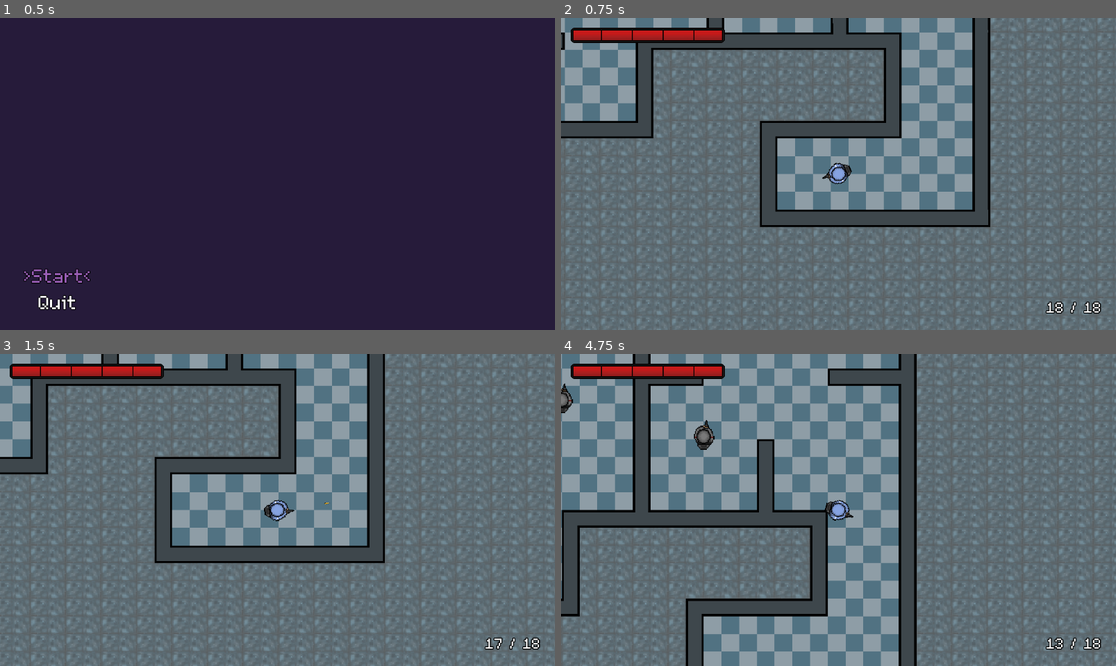
Above: before the commit, frames 1-4 (two rows, left to right).
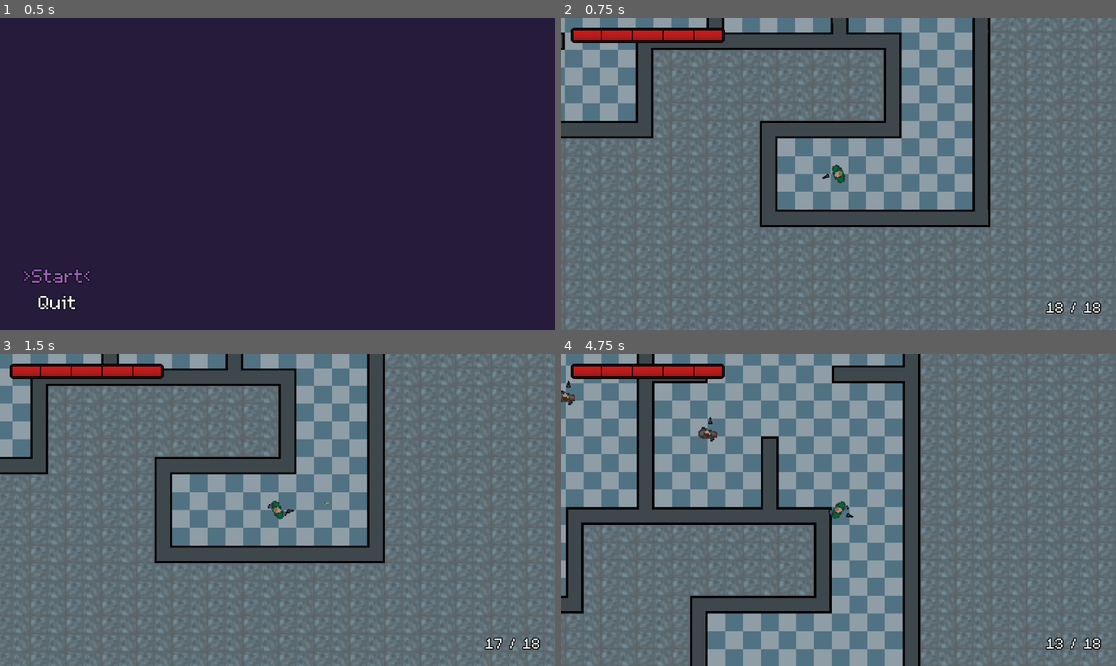
Above: after the commit, the same moments.

Repository: babeszino/Counterfeit
Game: Godot game, scene res://scenes and scripts/main_menu.tscn
Two runs of this game, one before a commit and one after it. Both use one fixed random seed, a clock stepped at 60 frames per second and the inputs below.
Inputs (mouse positions are in pixels of both pictures, inside the frame that each line leads up to):
- Up to frame 1 (0.5 s): no input
- Up to frame 2 (0.75 s): click ">Start<" at 0.5 s
- Up to frame 3 (1.5 s): tap Enter at 1.25 s; move the mouse to (399, 494) at 1.27 s; hold D (right) from 1.28 s (still down); click (399, 494) at 1.35 s
- Up to frame 4 (4.75 s): move the mouse to (727, 525) at 2.02 s; release D (right) at 2.03 s; hold S (down) 2.03-2.78 s; click (727, 525) at 2.1 s; tap Space at 2.75 s; move the mouse to (894, 441) at 2.77 s; hold D (right) 2.78-3.53 s; click (894, 441) at 2.85 s; move the mouse to (810, 572) at 3.52 s; hold W (up) 3.53-4.28 s; click (810, 572) at 3.6 s; move the mouse to (1005, 556) at 4.27 s; hold A (left) from 4.28 s (still down); click (1005, 556) at 4.35 s

Frame 1 is identical in both runs. In frame 2, 0.2% of the frame differs, in the area x 47-53%, y 46-54%; in frame 3, 0.2%; in frame 4, 24%, in the area x 0-100%, y 0-100%.

Commit message:
v2.7
-added the player and enemy movement animations to the game

Diff:
--- a/scenes and scripts/enemy.gd
+++ b/scenes and scripts/enemy.gd
@@ -9,6 +9,7 @@
 @onready var nav_agent = $NavigationAgent2D
 @onready var enemy_ai = $EnemyAI
 @onready var enemy_movement = $EnemyMovement
+@onready var enemy_animation = $AnimatedSprite2D
 
 
 func _ready() -> void:
@@ -20,6 +21,8 @@
 	if enemy_movement:
 		enemy_movement.initialize(self)
 
+	enemy_animation.play("idle")
+
 	call_deferred("actor_setup")
 
 
@@ -27,6 +30,7 @@
 	if enemy_ai and enemy_ai.current_state == enemy_ai.State.ATTACK and enemy_ai.player:
 		navigate_to_player(delta)
 		move_and_slide()
+		update_animation()
 
 
 func handle_hit():
@@ -75,3 +79,19 @@
 func update_path() -> void:
 	if enemy_ai and enemy_ai.player:
 		nav_agent.target_position = enemy_ai.player.global_position
+
+
+func update_animation() -> void:
+	if velocity.length() < 0.1:
+		enemy_animation.play("idle")
+
+	var facing_direction = Vector2.RIGHT.rotated(rotation)
+	var forward_dot = facing_direction.dot(velocity.normalized())
+
+	var right_vector = Vector2(facing_direction.y, -facing_direction.x)
+	var side_dot = right_vector.dot(velocity.normalized())
+
+	if abs(forward_dot) > abs(side_dot):
+		enemy_animation.play("walk")
+	else:
+		enemy_animation.play("walk_sideways")
--- a/scenes and scripts/enemy.tscn
+++ b/scenes and scripts/enemy.tscn
@@ -1,15 +1,99 @@
-[gd_scene load_steps=10 format=3 uid="uid://bmmoqbd78j0j5"]
+[gd_scene load_steps=26 format=3 uid="uid://bmmoqbd78j0j5"]
 
 [ext_resource type="Script" path="res://scenes and scripts/enemy.gd" id="1_327h3"]
-[ext_resource type="Texture2D" uid="uid://8lsji0ll5a71" path="res://assets/enemy_character.png" id="3_ev8f7"]
+[ext_resource type="Texture2D" uid="uid://bm7kc8utbnaa7" path="res://assets/enemy character/movement/walk/enemy_walk1.png" id="2_n45gv"]
+[ext_resource type="Texture2D" uid="uid://c71dpelpkq6tm" path="res://assets/enemy character/movement/walk/enemy_walk2.png" id="3_1wxxg"]
 [ext_resource type="PackedScene" uid="uid://dxywyh2v0bi41" path="res://scenes and scripts/gun.tscn" id="4_bj666"]
 [ext_resource type="PackedScene" uid="uid://8qpliy80okbk" path="res://scenes and scripts/hp.tscn" id="4_pjocm"]
+[ext_resource type="Texture2D" uid="uid://dwdnck6uysusb" path="res://assets/enemy character/movement/walk/enemy_walk3.png" id="4_xwxfo"]
 [ext_resource type="Script" path="res://scenes and scripts/enemy_ai.gd" id="5_nmkbx"]
+[ext_resource type="Texture2D" uid="uid://is4ae08k3x8w" path="res://assets/enemy character/movement/walk/enemy_walk4.png" id="5_uv3hi"]
 [ext_resource type="Script" path="res://scenes and scripts/enemy_movement.gd" id="6_7ub4r"]
+[ext_resource type="Texture2D" uid="uid://c4bdcqykoieku" path="res://assets/enemy character/movement/walk/enemy_walk5.png" id="6_uab70"]
+[ext_resource type="Texture2D" uid="uid://ct68ftawrd4vi" path="res://assets/enemy character/movement/walk/enemy_walk6.png" id="7_5b1n5"]
+[ext_resource type="Texture2D" uid="uid://dv0swsckgekl1" path="res://assets/enemy character/movement/walk/enemy_walk7.png" id="8_xshdo"]
+[ext_resource type="Texture2D" uid="uid://btx42bwxjt68x" path="res://assets/enemy character/movement/walk/enemy_walk8.png" id="9_67vfy"]
+[ext_resource type="Texture2D" uid="uid://bnp3hpgs72lgq" path="res://assets/enemy character/movement/walk (sideways)/enemy_walk_sideways1.png" id="10_4goar"]
+[ext_resource type="Texture2D" uid="uid://b81i8g4dxcmv1" path="res://assets/enemy character/movement/walk (sideways)/enemy_walk_sideways2.png" id="11_b5egr"]
+[ext_resource type="Texture2D" uid="uid://cjqsn6v78a4nc" path="res://assets/enemy character/movement/walk (sideways)/enemy_walk_sideways3.png" id="12_wyinl"]
+[ext_resource type="Texture2D" uid="uid://cjje5eyuk0ieh" path="res://assets/enemy character/movement/walk (sideways)/enemy_walk_sideways4.png" id="13_jg0v6"]
+[ext_resource type="Texture2D" uid="uid://cnp26quqhmv2d" path="res://assets/enemy character/movement/walk (sideways)/enemy_walk_sideways5.png" id="14_aboy3"]
+[ext_resource type="Texture2D" uid="uid://pnhmcath6j5o" path="res://assets/enemy character/movement/walk (sideways)/enemy_walk_sideways6.png" id="15_s6uoh"]
+[ext_resource type="Texture2D" uid="uid://cqx37wiagk5ak" path="res://assets/enemy character/movement/walk (sideways)/enemy_walk_sideways7.png" id="16_y0flm"]
+[ext_resource type="Texture2D" uid="uid://lgswwnmde3w2" path="res://assets/enemy character/movement/walk (sideways)/enemy_walk_sideways8.png" id="17_r67uo"]
 
-[sub_resource type="CapsuleShape2D" id="CapsuleShape2D_ku7tn"]
-radius = 47.0
-height = 100.0
+[sub_resource type="SpriteFrames" id="SpriteFrames_cu2aw"]
+animations = [{
+"frames": [{
+"duration": 1.0,
+"texture": ExtResource("2_n45gv")
+}],
+"loop": true,
+"name": &"idle",
+"speed": 5.0
+}, {
+"frames": [{
+"duration": 1.0,
+"texture": ExtResource("2_n45gv")
+}, {
+"duration": 1.0,
+"texture": ExtResource("3_1wxxg")
+}, {
+"duration": 1.0,
+"texture": ExtResource("4_xwxfo")
+}, {
+"duration": 1.0,
+"texture": ExtResource("5_uv3hi")
+}, {
+"duration": 1.0,
+"texture": ExtResource("6_uab70")
+}, {
+"duration": 1.0,
+"texture": ExtResource("7_5b1n5")
+}, {
+"duration": 1.0,
+"texture": ExtResource("8_xshdo")
+}, {
+"duration": 1.0,
+"texture": ExtResource("9_67vfy")
+}],
+"loop": true,
+"name": &"walk",
+"speed": 15.0
+}, {
+"frames": [{
+"duration": 1.0,
+"texture": ExtResource("10_4goar")
+}, {
+"duration": 1.0,
+"texture": ExtResource("11_b5egr")
+}, {
+"duration": 1.0,
+"texture": ExtResource("12_wyinl")
+}, {
+"duration": 1.0,
+"texture": ExtResource("13_jg0v6")
+}, {
+"duration": 1.0,
+"texture": ExtResource("14_aboy3")
+}, {
+"duration": 1.0,
+"texture": ExtResource("15_s6uoh")
+}, {
+"duration": 1.0,
+"texture": ExtResource("16_y0flm")
+}, {
+"duration": 1.0,
+"texture": ExtResource("17_r67uo")
+}],
+"loop": true,
+"name": &"walk_sideways",
+"speed": 8.0
+}]
+
+[sub_resource type="CapsuleShape2D" id="CapsuleShape2D_npllq"]
+radius = 25.0
+height = 90.0
 
 [sub_resource type="CircleShape2D" id="CircleShape2D_ujeph"]
 
@@ -22,13 +106,15 @@
 collision_mask = 13
 script = ExtResource("1_327h3")
 
-[node name="Sprite2D" type="Sprite2D" parent="."]
+[node name="AnimatedSprite2D" type="AnimatedSprite2D" parent="."]
 rotation = 4.71239
-texture = ExtResource("3_ev8f7")
+scale = Vector2(6, 6)
+sprite_frames = SubResource("SpriteFrames_cu2aw")
+animation = &"walk_sideways"
+frame_progress = 0.832783
 
 [node name="CollisionShape2D" type="CollisionShape2D" parent="."]
-position = Vector2(2, 2)
-shape = SubResource("CapsuleShape2D_ku7tn")
+shape = SubResource("CapsuleShape2D_npllq")
 
 [node name="Gun" parent="." instance=ExtResource("4_bj666")]
 position = Vector2(58, 12)
@@ -43,6 +129,7 @@
 avoidance_enabled = true
 
 [node name="EnemyAI" type="Node2D" parent="."]
+visible = false
 script = ExtResource("5_nmkbx")
 
 [node name="PlayerDetectionZone" type="Area2D" parent="EnemyAI"]
--- a/scenes and scripts/enemy_movement.gd
+++ b/scenes and scripts/enemy_movement.gd
@@ -73,3 +73,4 @@
 
 	enemy.velocity = direction * patrol_speed
 	enemy.move_and_slide()
+	enemy.update_animation()
--- a/scenes and scripts/player.gd
+++ b/scenes and scripts/player.gd
@@ -7,10 +7,13 @@
 @onready var health_point : Node2D = $HP
 @onready var gun : Gun = $Gun
 @onready var player_collision : CollisionShape2D = $CollisionShape2D
+@onready var player_animation : AnimatedSprite2D = $AnimatedSprite2D
 
 
 func _ready() -> void:
 	gun.firing_effect.hide()
+
+	player_animation.play("idle")
 
 
 func _physics_process(_delta: float) -> void:
@@ -35,10 +38,28 @@
 
 	look_at(get_global_mouse_position())
 
+	update_animation(direction)
+
 
 func _unhandled_input(event: InputEvent) -> void:
 	if event.is_action_released("fire") and gun.can_shoot():
 		gun.shoot()
+
+
+func update_animation(direction: Vector2) -> void:
+	if direction == Vector2.ZERO:
+		player_animation.play("idle")
+
+	var facing_direction = (get_global_mouse_position() - global_position).normalized()
+	var forward_dot = facing_direction.dot(direction)
+
+	var right_vector = Vector2(facing_direction.y, -facing_direction.x)
+	var side_dot = right_vector.dot(direction)
+
+	if abs(forward_dot) > abs(side_dot):
+		player_animation.play("walk")
+	else:
+		player_animation.play("walk_sideways")
 
 
 func handle_hit() -> void:
--- a/scenes and scripts/player.tscn
+++ b/scenes and scripts/player.tscn
@@ -1,13 +1,97 @@
-[gd_scene load_steps=6 format=3 uid="uid://c70c3tbs3toos"]
+[gd_scene load_steps=22 format=3 uid="uid://c70c3tbs3toos"]
 
 [ext_resource type="Script" path="res://scenes and scripts/player.gd" id="1_j2an2"]
-[ext_resource type="Texture2D" uid="uid://b54mcgvjk5qre" path="res://assets/character.png" id="2_m14eb"]
+[ext_resource type="Texture2D" uid="uid://bqaujafipok54" path="res://assets/player character/movement/walk/player_walk1.png" id="2_o4ash"]
+[ext_resource type="Texture2D" uid="uid://drl42kv0lua0v" path="res://assets/player character/movement/walk/player_walk2.png" id="3_e65ov"]
+[ext_resource type="Texture2D" uid="uid://00ow3mrylhcc" path="res://assets/player character/movement/walk/player_walk3.png" id="4_0xk2h"]
 [ext_resource type="PackedScene" uid="uid://8qpliy80okbk" path="res://scenes and scripts/hp.tscn" id="4_w2lfu"]
 [ext_resource type="PackedScene" uid="uid://dxywyh2v0bi41" path="res://scenes and scripts/gun.tscn" id="4_w5o7n"]
+[ext_resource type="Texture2D" uid="uid://cc5hb7d2ywjy8" path="res://assets/player character/movement/walk/player_walk4.png" id="5_4yjbl"]
+[ext_resource type="Texture2D" uid="uid://giq5jy1ttl0x" path="res://assets/player character/movement/walk/player_walk5.png" id="6_kxeae"]
+[ext_resource type="Texture2D" uid="uid://brgxe5ee6exs4" path="res://assets/player character/movement/walk/player_walk6.png" id="7_m63r2"]
+[ext_resource type="Texture2D" uid="uid://do8htrko46bpt" path="res://assets/player character/movement/walk/player_walk7.png" id="8_6q7fs"]
+[ext_resource type="Texture2D" uid="uid://bahy8tp712jw4" path="res://assets/player character/movement/walk/player_walk8.png" id="9_fcgrf"]
+[ext_resource type="Texture2D" uid="uid://esuwiltoxnxc" path="res://assets/player character/movement/walk (sideways)/player_walk_sideways1.png" id="10_8bx5k"]
+[ext_resource type="Texture2D" uid="uid://w8txpunit8gc" path="res://assets/player character/movement/walk (sideways)/player_walk_sideways2.png" id="11_npwuj"]
+[ext_resource type="Texture2D" uid="uid://jbjq277fx15e" path="res://assets/player character/movement/walk (sideways)/player_walk_sideways3.png" id="12_c821p"]
+[ext_resource type="Texture2D" uid="uid://baygxt2lsisof" path="res://assets/player character/movement/walk (sideways)/player_walk_sideways4.png" id="13_1wc0l"]
+[ext_resource type="Texture2D" uid="uid://bnyautjsfjj8v" path="res://assets/player character/movement/walk (sideways)/player_walk_sideways5.png" id="14_1jxae"]
+[ext_resource type="Texture2D" uid="uid://b4w38ia0ke50" path="res://assets/player character/movement/walk (sideways)/player_walk_sideways6.png" id="15_ons4g"]
+[ext_resource type="Texture2D" uid="uid://7fnv6l6vunfp" path="res://assets/player character/movement/walk (sideways)/player_walk_sideways7.png" id="16_0883r"]
+[ext_resource type="Texture2D" uid="uid://buw0cpw4ve30v" path="res://assets/player character/movement/walk (sideways)/player_walk_sideways8.png" id="17_3xr7l"]
+
+[sub_resource type="SpriteFrames" id="SpriteFrames_dqy66"]
+animations = [{
+"frames": [{
+"duration": 1.0,
+"texture": ExtResource("2_o4ash")
+}],
+"loop": true,
+"name": &"idle",
+"speed": 5.0
+}, {
+"frames": [{
+"duration": 1.0,
+"texture": ExtResource("2_o4ash")
+}, {
+"duration": 1.0,
+"texture": ExtResource("3_e65ov")
+}, {
+"duration": 1.0,
+"texture": ExtResource("4_0xk2h")
+}, {
+"duration": 1.0,
+"texture": ExtResource("5_4yjbl")
+}, {
+"duration": 1.0,
+"texture": ExtResource("6_kxeae")
+}, {
+"duration": 1.0,
+"texture": ExtResource("7_m63r2")
+}, {
+"duration": 1.0,
+"texture": ExtResource("8_6q7fs")
+}, {
+"duration": 1.0,
+"texture": ExtResource("9_fcgrf")
+}],
+"loop": true,
+"name": &"walk",
+"speed": 15.0
+}, {
+"frames": [{
+"duration": 1.0,
+"texture": ExtResource("10_8bx5k")
+}, {
+"duration": 1.0,
+"texture": ExtResource("11_npwuj")
+}, {
+"duration": 1.0,
+"texture": ExtResource("12_c821p")
+}, {
+"duration": 1.0,
+"texture": ExtResource("13_1wc0l")
+}, {
+"duration": 1.0,
+"texture": ExtResource("14_1jxae")
+}, {
+"duration": 1.0,
+"texture": ExtResource("15_ons4g")
+}, {
+"duration": 1.0,
+"texture": ExtResource("16_0883r")
+}, {
+"duration": 1.0,
+"texture": ExtResource("17_3xr7l")
+}],
+"loop": true,
+"name": &"walk_sideways",
+"speed": 8.0
+}]
 
 [sub_resource type="CapsuleShape2D" id="CapsuleShape2D_ku7tn"]
-radius = 47.0
-height = 100.0
+radius = 25.0
+height = 90.0
 
 [node name="Player" type="CharacterBody2D" groups=["player"]]
 z_index = 10
@@ -16,12 +100,13 @@
 collision_mask = 13
 script = ExtResource("1_j2an2")
 
-[node name="Sprite2D" type="Sprite2D" parent="."]
+[node name="AnimatedSprite2D" type="AnimatedSprite2D" parent="."]
 rotation = 4.71239
-texture = ExtResource("2_m14eb")
+scale = Vector2(6, 6)
+sprite_frames = SubResource("SpriteFrames_dqy66")
+animation = &"walk_sideways"
 
 [node name="CollisionShape2D" type="CollisionShape2D" parent="."]
-position = Vector2(0, 2)
 shape = SubResource("CapsuleShape2D_ku7tn")
 
 [node name="Gun" parent="." instance=ExtResource("4_w5o7n")]
Not shown, added: assets/enemy character/movement/walk (sideways)/enemy_walk_sideways1.png.import
Not shown, added: assets/enemy character/movement/walk (sideways)/enemy_walk_sideways2.png.import
Not shown, added: assets/enemy character/movement/walk (sideways)/enemy_walk_sideways3.png.import
Not shown, added: assets/enemy character/movement/walk (sideways)/enemy_walk_sideways4.png.import
Not shown, added: assets/enemy character/movement/walk (sideways)/enemy_walk_sideways5.png.import
Not shown, added: assets/enemy character/movement/walk (sideways)/enemy_walk_sideways6.png.import
Not shown, added: assets/enemy character/movement/walk (sideways)/enemy_walk_sideways7.png.import
Not shown, added: assets/enemy character/movement/walk (sideways)/enemy_walk_sideways8.png.import
Not shown, added: assets/enemy character/movement/walk/enemy_walk1.png.import
Not shown, added: assets/enemy character/movement/walk/enemy_walk2.png.import
Not shown, added: assets/enemy character/movement/walk/enemy_walk3.png.import
Not shown, added: assets/enemy character/movement/walk/enemy_walk4.png.import
(and 122 more such lines)
